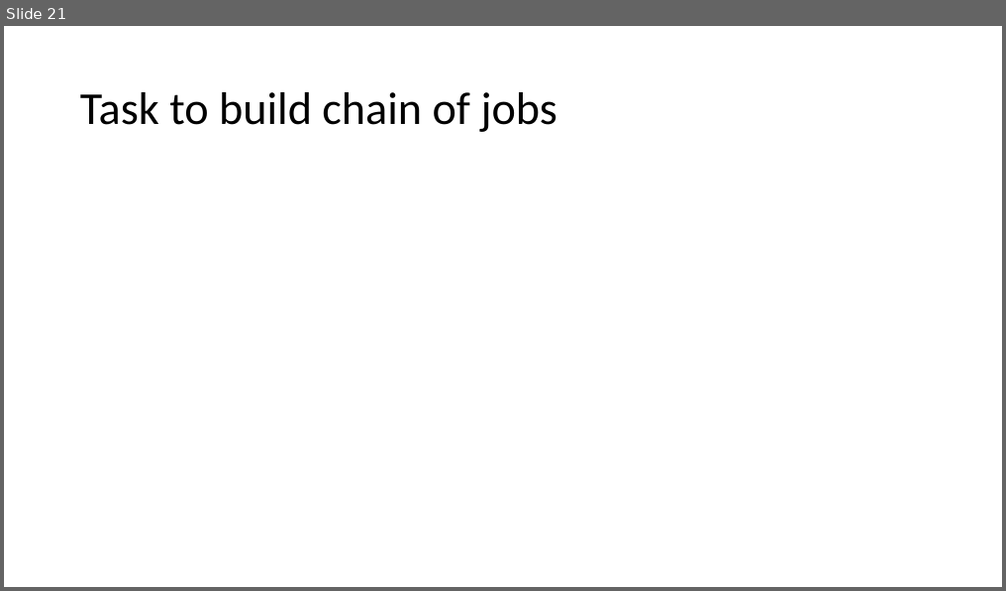
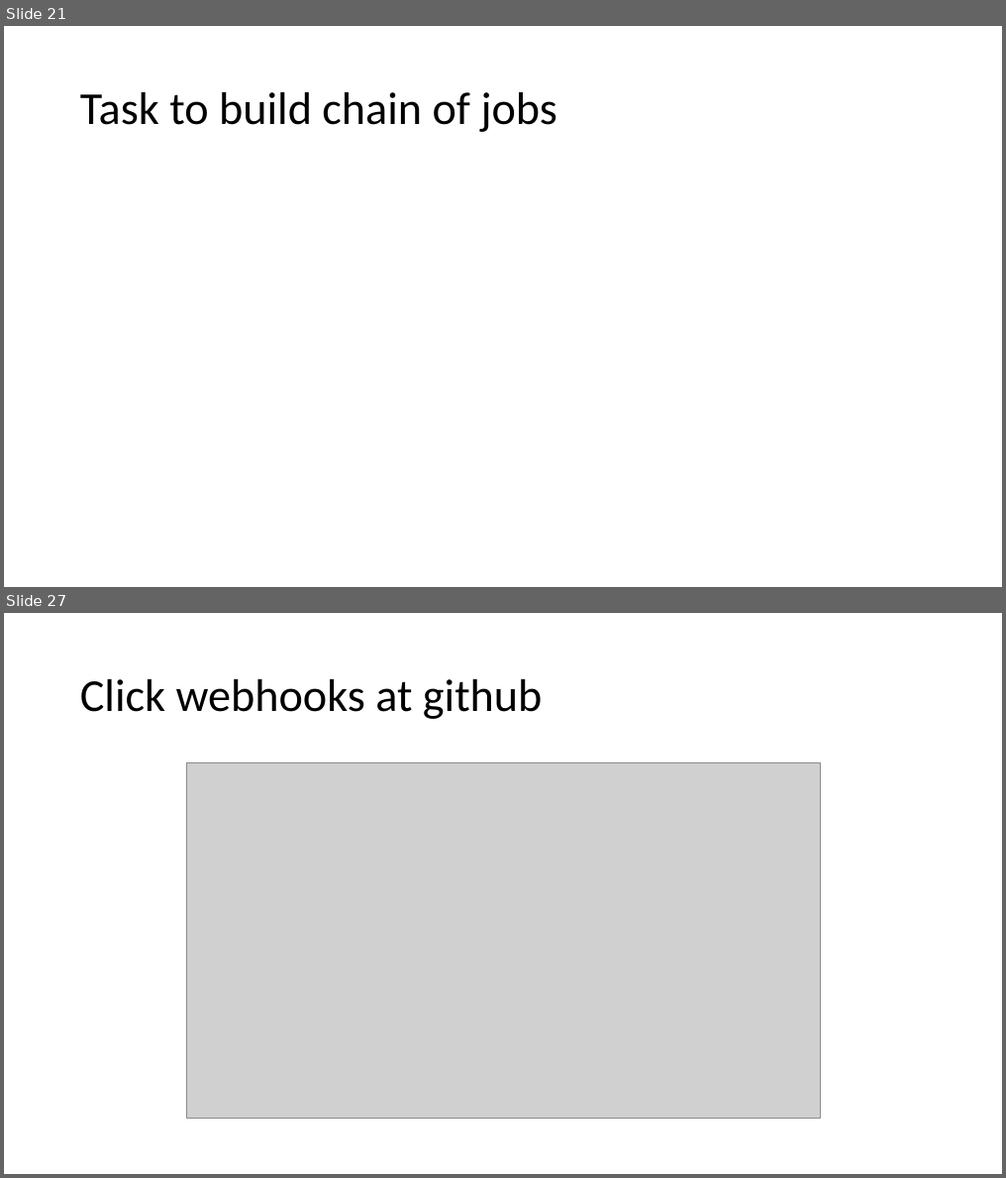
Before and after one commit to ehpvvuser/local, a slide deck: Jenkins.pptx. Shown one above the other, each under a label of ours: slide 21 before the commit, slides 21 and 27 after it; the slides between them are not shown. The pictures are 1006x591 and 1006x1178 pixels, drawn with LibreOffice and Linux fonts; fonts in the diff are those of the drawing; grey boxes stand for pictures. Boxes give left, top, right and bottom in pixels: in the first picture for what was removed or moved away, otherwise in the second. Text is boxed around its words. In the diff, an @@ line names an element or a change of style, - is before the commit and + after.

```diff
--- a/Jenkins.pptx
+++ b/Jenkins.pptx
@@ slide 27 added at [4, 613, 1002, 1174], background #FFFFFF @@
@@ title added at [80, 679, 542, 719], 44 pt, text #000000 @@
+Click webhooks at github
@@ picture added at [186, 762, 819, 1119] @@
```
Also in this commit, not shown: 24 other slides added, 1 other file.
